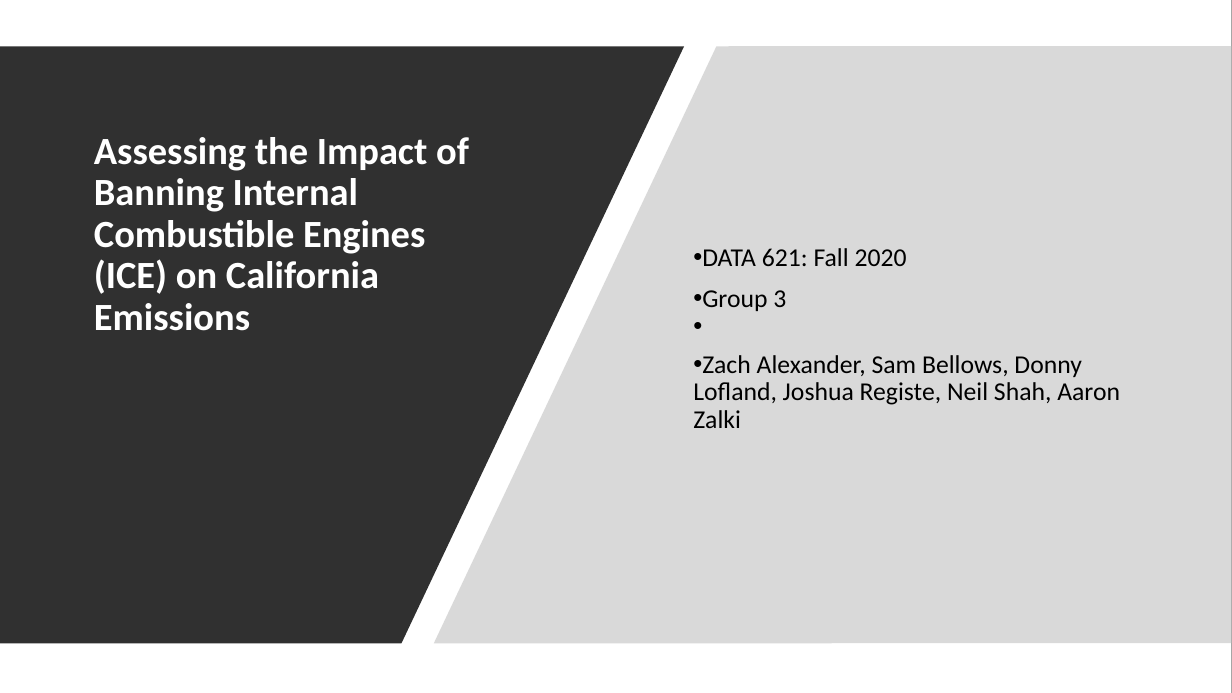
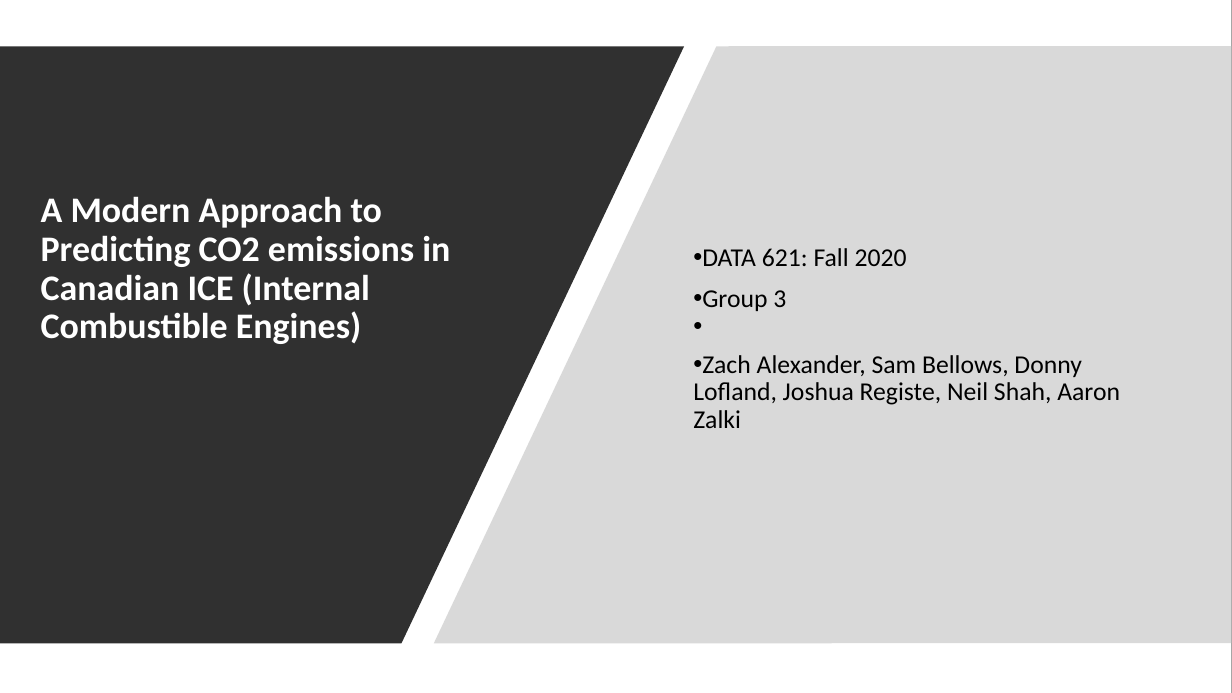
Before and after one commit to djlofland/DS621_F2020_Group3, a slide deck: slide 1 of Final Project/Group_3_FinalProject.pptx. Drawn at 1232x693 pixels with LibreOffice and Linux fonts; fonts in the diff are those of the drawing. Boxes give left, top, right and bottom in pixels: in the first picture for what was removed or moved away, otherwise in the second. Text is boxed around its words. In the diff, an @@ line names an element or a change of style, - is before the commit and + after.

```diff
--- a/Final Project/Group_3_FinalProject.pptx
+++ b/Final Project/Group_3_FinalProject.pptx
@@ title at (41, 196, 450, 344): text changed; size 30 to 28 pt @@
-Assessing the Impact of Banning Internal Combustible Engines (ICE) on California Emissions
+A Modern Approach to Predicting CO2 emissions in Canadian ICE (Internal Combustible Engines)
```
Also in this commit, not shown: 3 other slides changed, 1 other file.
